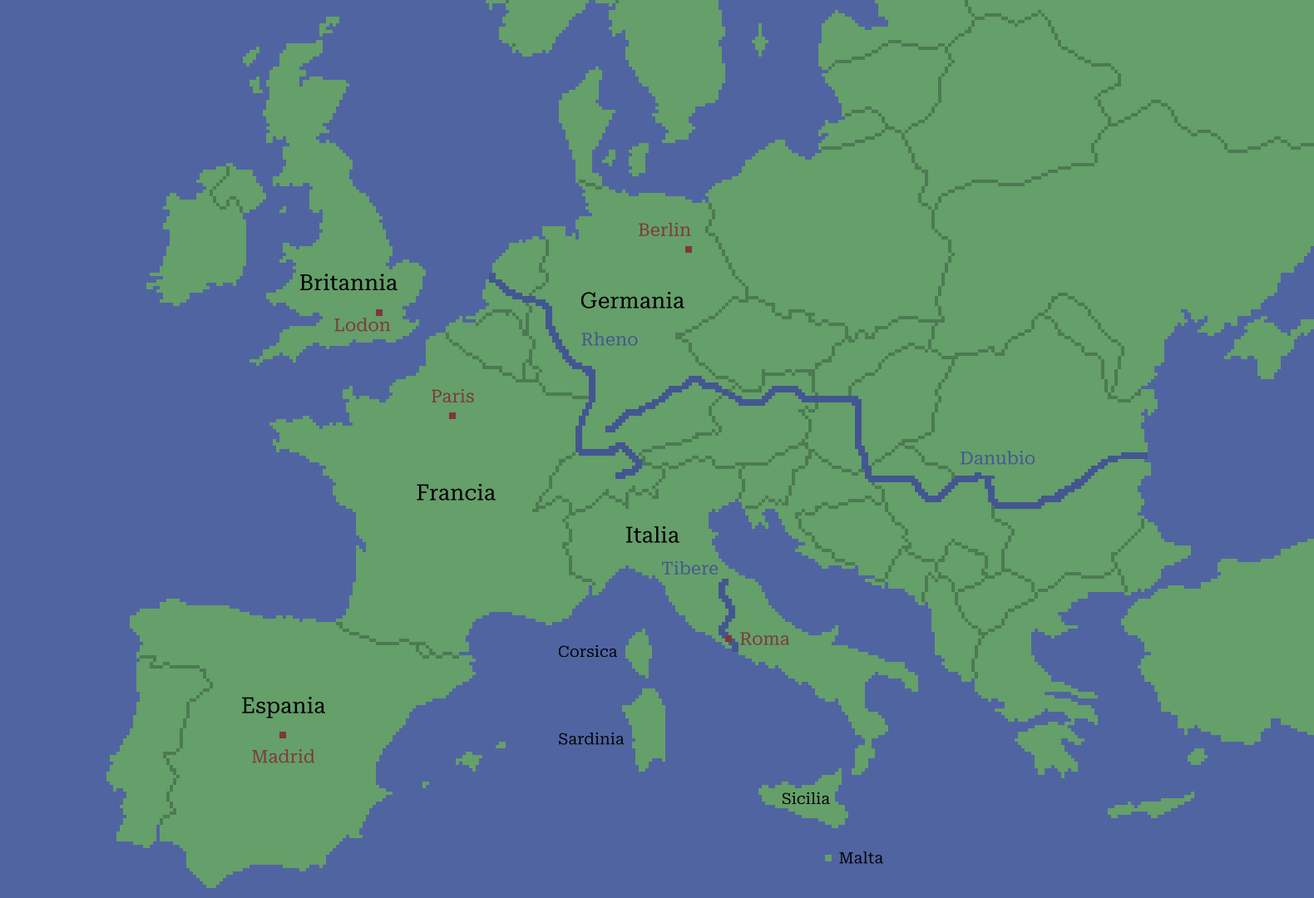
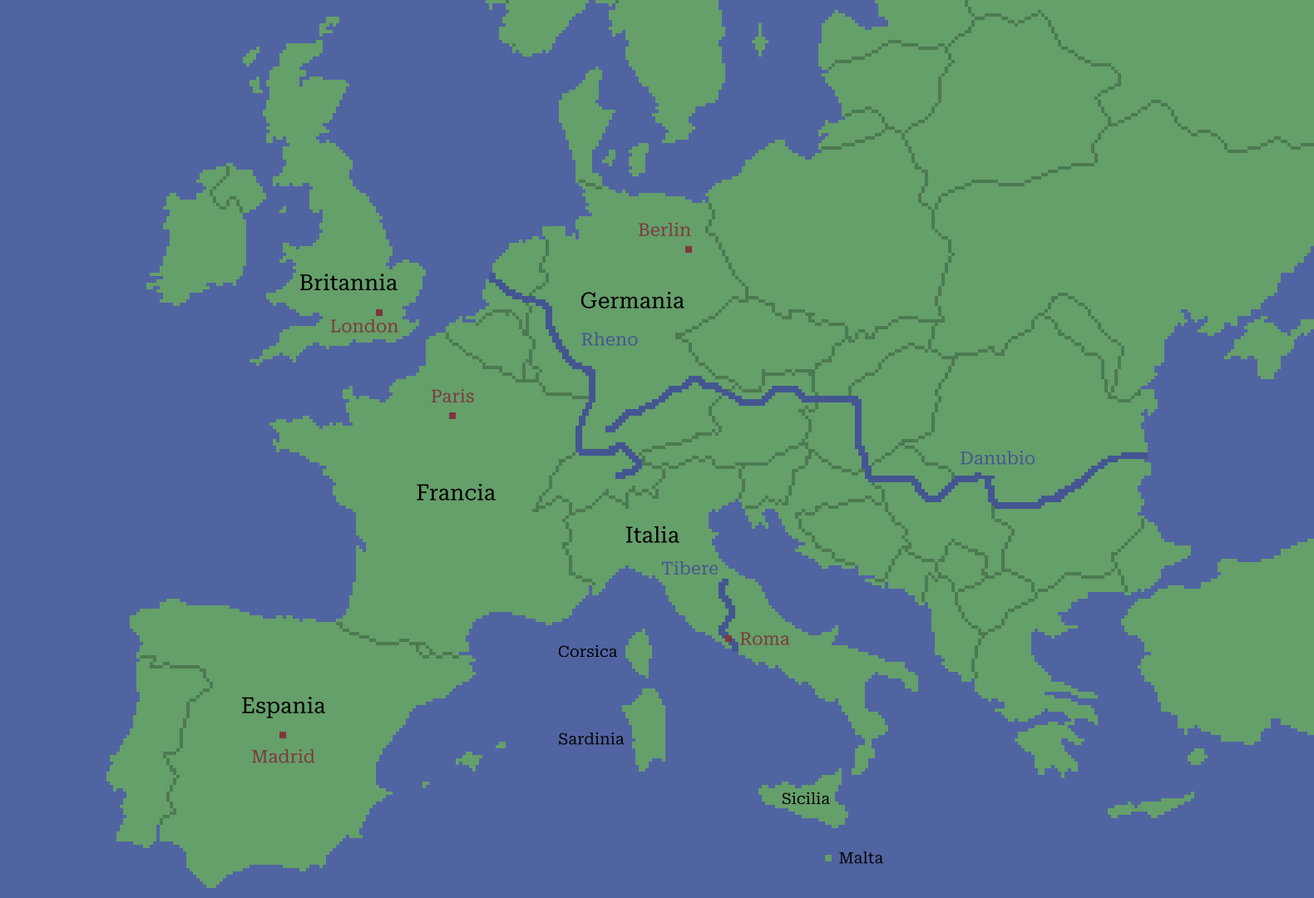
Layer changes from the first 1314 x 898 image to the second:
pixels changed over 330, 317, 399, 333 (layer not identified)
